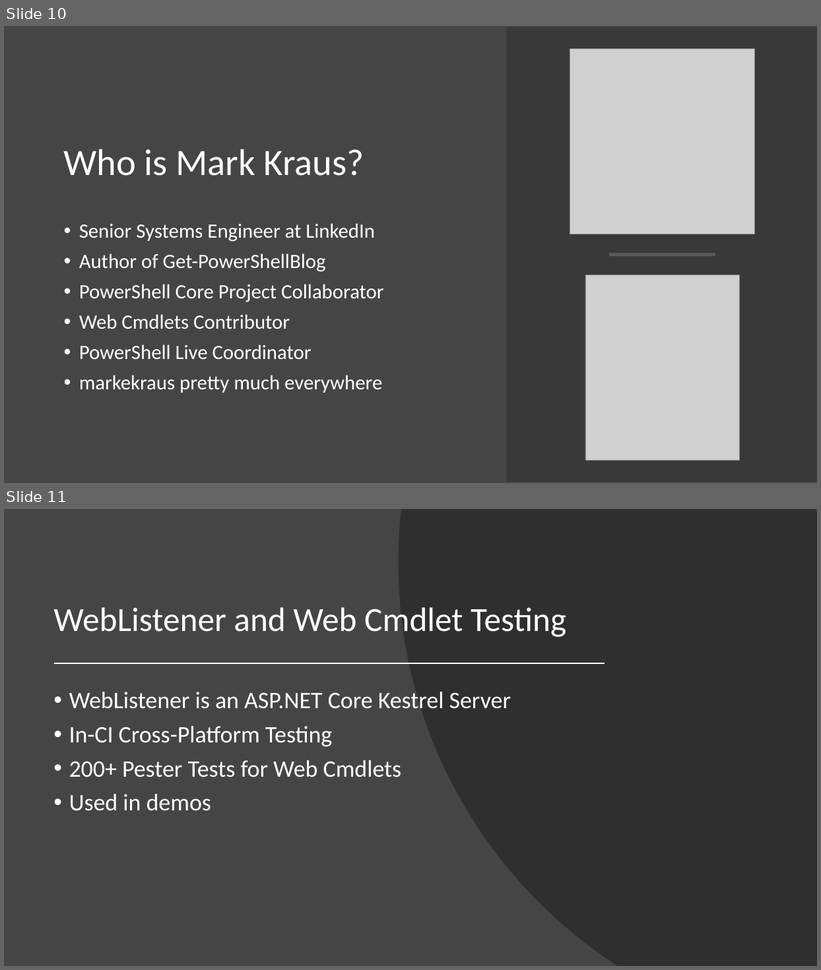
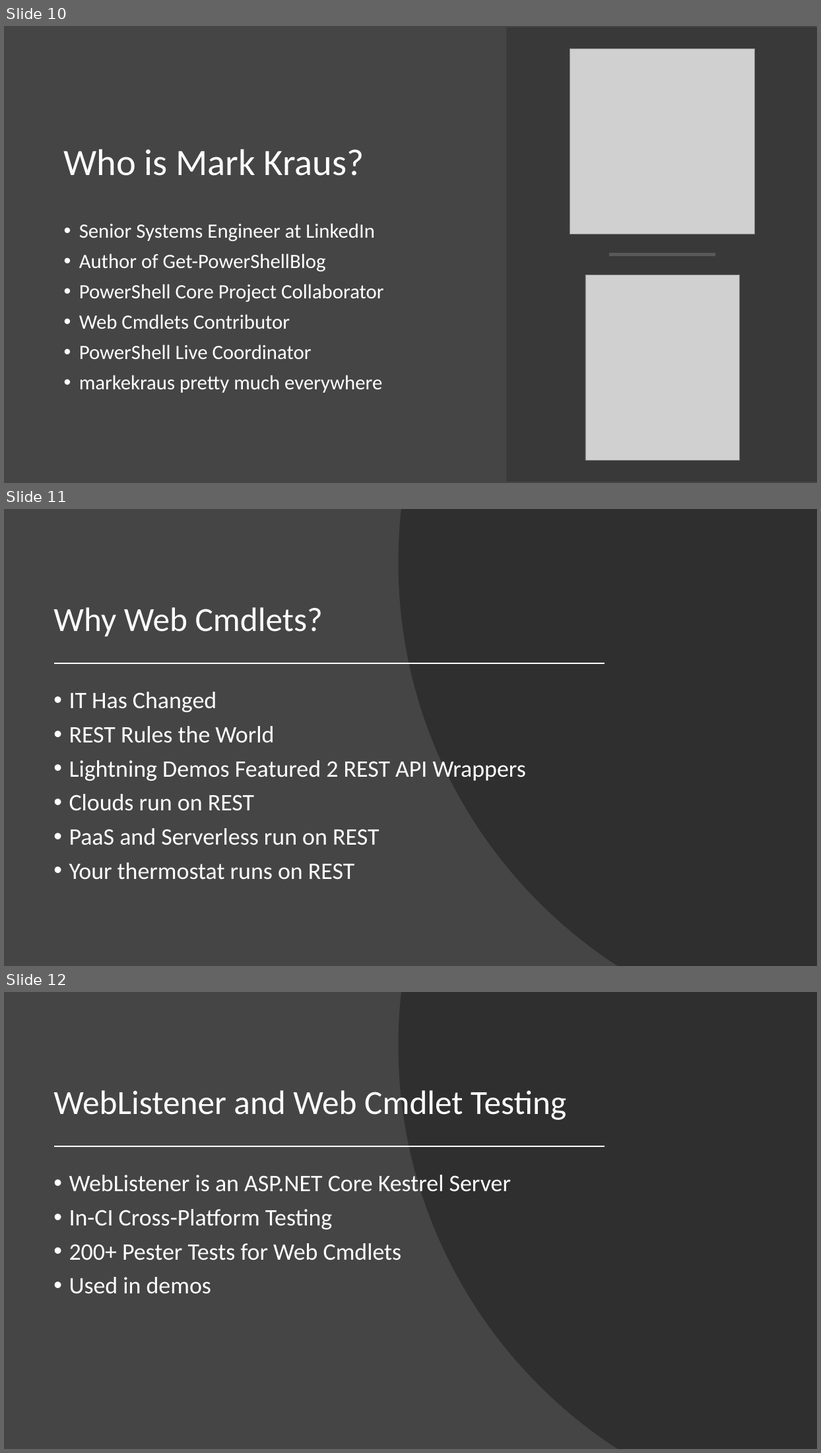
Before and after one commit to markekraus/Deep-Web-Web-Cmdlets-Presentation, a slide deck: Deep Web - Web Cmdlets Deep Dive.pptx. Shown one above the other, each under a label of ours: slides 10 and 11 before the commit, slides 10, 11 and 12 after it. The pictures are 821x970 and 821x1453 pixels, drawn with LibreOffice and Linux fonts; fonts in the diff are those of the drawing; grey boxes stand for pictures; background and template pictures are left out. Boxes give left, top, right and bottom in pixels: in the first picture for what was removed or moved away, otherwise in the second. Text is boxed around its words. In the diff, an @@ line names an element or a change of style, - is before the commit and + after.

```diff
--- a/Deep Web - Web Cmdlets Deep Dive.pptx
+++ b/Deep Web - Web Cmdlets Deep Dive.pptx
@@ slide 11 added at bbox=[4, 509, 817, 966], background #454545 @@
@@ freeform shape added at bbox=[399, 509, 817, 966], fill #262626 at 70% opacity @@
@@ title added at bbox=[54, 607, 323, 637], 40 pt, text #FFFFFF @@
+Why Web Cmdlets?
@@ line added from (55, 663) to (604, 663), #FFFFFF 1.5 pt @@
@@ text added at bbox=[69, 692, 526, 880], 28 pt, text #FFFFFF @@
+• IT Has Changed
+• REST Rules the World
+• Lightning Demos Featured 2 REST API Wrappers
+• Clouds run on REST
+• PaaS and Serverless run on REST
+• Your thermostat runs on REST
@@ what was slide 11 is now slide 12 @@
```
Also in this commit, not shown: 1 slide changed, 1 other slide added.
